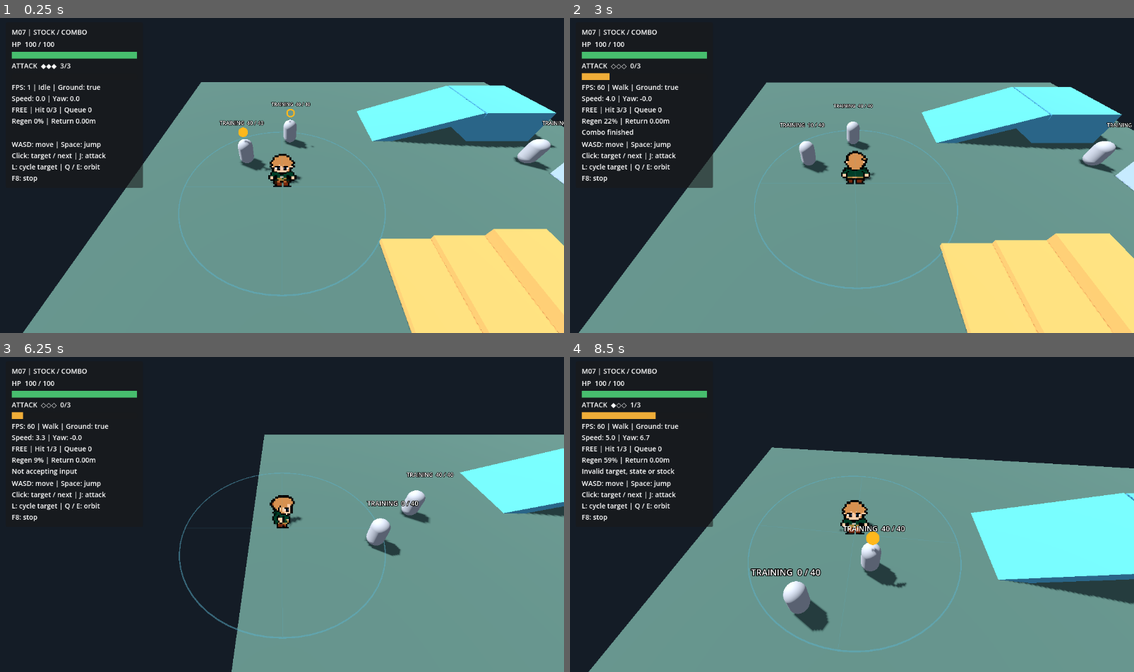
Above: before the commit, frames 1-4 (two rows, left to right).
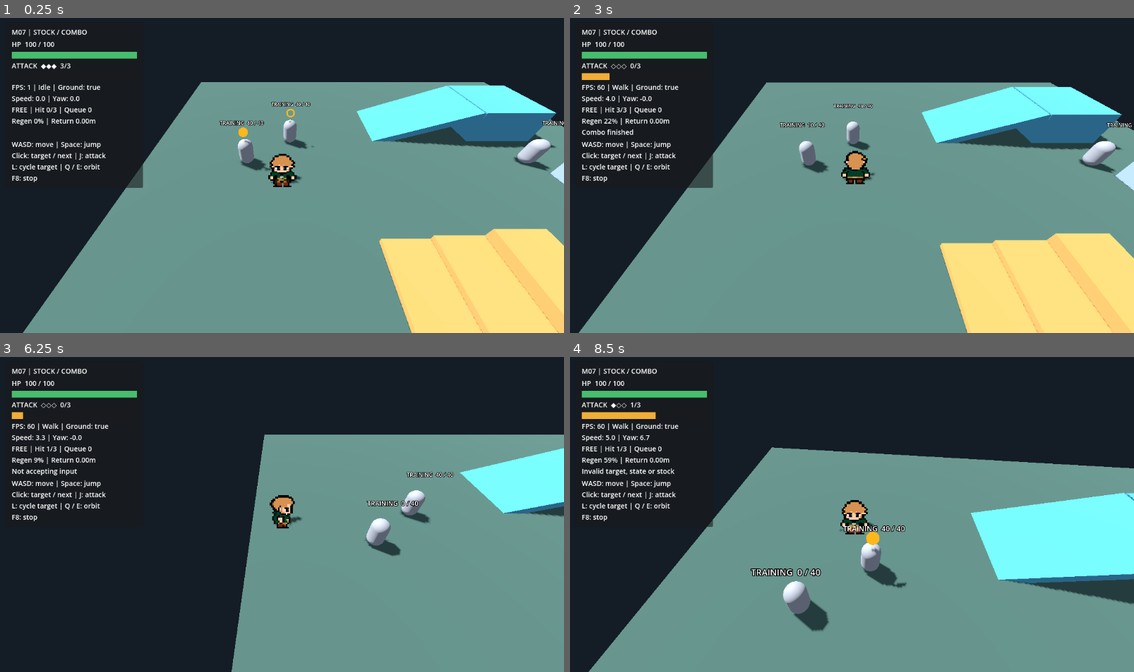
Above: after the commit, the same moments.

Repository: holy572782/forgotten-world
Game: Godot game, scene res://scenes/main.tscn
The game is run twice, just before and just after one commit, with the same random seed, the same clock (stepped at 60 frames per second) and the same inputs.
Inputs (mouse positions are in pixels of both pictures, inside the frame that each line leads up to):
- Up to frame 1 (0.25 s): no input
- Up to frame 2 (3 s): tap Enter at 0.5 s; move the mouse to (976, 159) at 0.52 s; hold D (move_right) 0.53-1.28 s; hold J (attack) 0.53-1.28 s; click (976, 159) at 0.67 s; tap Space (jump) at 0.77, 1.52, 2 s; move the mouse to (739, 191) at 1.27 s; hold S (move_down) 1.28-2.03 s; tap J (attack) at 1.35 s; click (739, 191) at 1.42 s; move the mouse to (908, 106) at 2.02 s; hold D (move_right) 2.03-2.78 s; hold J (attack) 2.03-2.78 s; tap Q (camera_left) at 2.1 s; click (908, 106) at 2.17 s; move the mouse to (823, 238) at 2.77 s; hold W (move_up) from 2.78 s (still down); tap E (camera_right) at 2.85 s; click (823, 238) at 2.92 s
- Up to frame 3 (6.25 s): tap Space (jump) at 3.02, 3.77, 4.52, 6.02 s; tap J (attack) at 3.05, 4.55, 5.3, 6.05 s; move the mouse to (451, 561) at 3.52 s; release W (move_up) at 3.53 s; hold J (attack) 3.53-4.28 s; hold A (move_left) 3.53-5.03 s; tap K (dodge) at 3.6 s; click (451, 561) at 3.67 s; move the mouse to (112, 467) at 4.27 s; tap F (interact) at 4.35 s; click (112, 467) at 4.42 s; move the mouse to (310, 514) at 5.02 s; hold S (move_down) 5.03-5.78 s; hold L (lock_on) 5.03-5.78 s; click (310, 514) at 5.17 s; move the mouse to (197, 435) at 5.77 s; hold D (move_right) from 5.78 s (still down); right-click (197, 435) at 5.85 s; click (197, 435) at 5.92 s
- Up to frame 4 (8.5 s): move the mouse to (976, 498) at 6.52 s; release D (move_right) at 6.53 s; hold W (move_up) 6.53-7.28 s; hold J (attack) 6.53-7.28 s; click (976, 498) at 6.67 s; tap Space (jump) at 6.77, 7.52 s; move the mouse to (739, 530) at 7.27 s; hold D (move_right) 7.28-8.03 s; tap J (attack) at 7.35 s; click (739, 530) at 7.42 s; move the mouse to (908, 445) at 8.02 s; hold S (move_down) from 8.03 s (still down); hold J (attack) from 8.03 s (still down); tap Q (camera_left) at 8.1 s; click (908, 445) at 8.17 s

The runs differ from the first frame. In frame 1, 0.3% of the frame differs, in the area x 31-69%, y 36-89%; in frame 2, 0.3%; in frame 3, 0.3%, in the area x 31-69%, y 36-90%; in frame 4, 0.3%.

Commit message:
M07: 自動照準を前方距離優先に変更し範囲円をデバッグ化
前方120度内の距離優先照準と距離ヒステリシスを追加。
範囲円・補助線を既定で非表示にし、Inspectorから切替可能に変更。
手動選択、予約1個、武器・ストック上限、固定カメラと安全帰還を維持。
主要自動回帰と実描画30/60fps検査に合格。
ADR-012と関連文書を更新。今回追加分はユーザー手動確認待ち。

Diff:
--- a/scripts/combat/target_dash_settings.gd
+++ b/scripts/combat/target_dash_settings.gd
@@ -10,6 +10,9 @@
 @export_range(0.05, 0.3) var path_sample_spacing: float = 0.15
 @export_range(0.5, 5.0) var attack_timeout: float = 2.0
 @export_category("M07 aiming prototype")
+@export_range(1.0, 180.0) var auto_aim_half_angle_degrees: float = 60.0
+@export_range(0.0, 2.0) var auto_aim_distance_hysteresis: float = 0.3
+@export_range(0.0, 0.2) var auto_aim_distance_tie: float = 0.05
 @export_range(0.0, 90.0) var aim_hysteresis_degrees: float = 12.0
 @export_range(0.0, 1.0) var aim_stability_seconds: float = 0.12
 @export_range(1.0, 180.0) var manual_aim_release_degrees: float = 35.0
--- a/scripts/player/target_dash.gd
+++ b/scripts/player/target_dash.gd
@@ -10,6 +10,7 @@
 signal attack_rejected(reason: String)
 @export var settings: Settings = preload("res://resources/target_dash_settings.tres")
 @export var camera_rig: Node3D
+@export var show_debug_attack_range: bool = false
 @export var equipped_weapon: WeaponData = preload("res://resources/weapons/one_handed_sword.tres"):
 	set(value):
 		if value != null and not is_busy(): equipped_weapon = value
@@ -54,6 +55,7 @@
 	sprite.attack_completed.connect(_on_finished)
 	body.get_node("HealthComponent").depleted.connect(func(_source: Node): cancel())
 	_ring = MeshInstance3D.new()
+	_ring.visible = false
 	var mesh := TorusMesh.new()
 	mesh.inner_radius = equipped_weapon.attack_range - 0.025
 	mesh.outer_radius = equipped_weapon.attack_range + 0.025
@@ -144,7 +146,7 @@
 		if body.global_position.distance_to(candidate.global_position) <= equipped_weapon.attack_range + 2.0:
 			near_enemy = true
 		candidate.set_available(_candidate_valid(candidate), candidate == selected_target)
-	_ring.visible = near_enemy and not is_busy() and body.is_on_floor()
+	_ring.visible = show_debug_attack_range and near_enemy and not is_busy() and body.is_on_floor()
 	var mesh: TorusMesh = _ring.mesh
 	if not is_equal_approx(mesh.outer_radius, equipped_weapon.attack_range + 0.025):
 		mesh.inner_radius = equipped_weapon.attack_range - 0.025
@@ -160,30 +162,20 @@
 	return candidates
 
 func _refresh_selection(delta: float = 0.0) -> void:
+	if is_busy(): return
 	var current_valid := is_instance_valid(selected_target) and can_select(selected_target)
 	var facing := Vector3(body.facing_world.x, 0.0, body.facing_world.z).normalized()
 	if _manual_selection and current_valid:
 		if rad_to_deg(facing.angle_to(_manual_facing)) < settings.manual_aim_release_degrees: return
 		_manual_selection = false
-	var best: Node3D
-	var best_angle := INF
-	for candidate in valid_candidates():
-		var direction := candidate.global_position - body.global_position
-		direction.y = 0.0
-		var angle := rad_to_deg(facing.angle_to(direction.normalized()))
-		if angle < best_angle:
-			best_angle = angle
-			best = candidate
+	var best := _best_auto_target(valid_candidates(), facing)
 	if not current_valid:
 		selected_target = best
 		_manual_selection = false
 		_aim_candidate = null
 		_aim_elapsed = 0.0
 		return
-	var current_direction := selected_target.global_position - body.global_position
-	current_direction.y = 0.0
-	var current_angle := rad_to_deg(facing.angle_to(current_direction.normalized()))
-	if best == selected_target or current_angle - best_angle <= settings.aim_hysteresis_degrees:
+	if best == selected_target or not _auto_target_improves(best, facing):
 		_aim_candidate = null
 		_aim_elapsed = 0.0
 		return
@@ -195,6 +187,48 @@
 		selected_target = best
 		_aim_candidate = null
 		_aim_elapsed = 0.0
+
+func _aim_distance(candidate: Node3D) -> float:
+	var direction := candidate.global_position - body.global_position
+	return Vector2(direction.x, direction.z).length()
+
+func _aim_angle(candidate: Node3D, facing: Vector3) -> float:
+	var direction := candidate.global_position - body.global_position
+	direction.y = 0.0
+	return rad_to_deg(facing.angle_to(direction.normalized()))
+
+func _best_auto_target(candidates: Array[Node3D], facing: Vector3) -> Node3D:
+	var front: Array[Node3D] = []
+	var nearest := INF
+	for candidate in candidates:
+		if _aim_angle(candidate, facing) <= settings.auto_aim_half_angle_degrees:
+			front.append(candidate)
+			nearest = minf(nearest, _aim_distance(candidate))
+	var pool := front if not front.is_empty() else candidates
+	var best: Node3D
+	var best_angle := INF
+	# candidates arrive in stable NodePath order. Compare the near-distance band
+	# against its minimum, avoiding a non-transitive approximate-distance sort.
+	for candidate in pool:
+		if not front.is_empty() and _aim_distance(candidate) > nearest + settings.auto_aim_distance_tie: continue
+		var angle := _aim_angle(candidate, facing)
+		if best == null or (angle < best_angle and not is_equal_approx(angle, best_angle)):
+			best = candidate
+			best_angle = angle
+	return best
+
+func _auto_target_improves(candidate: Node3D, facing: Vector3) -> bool:
+	if candidate == null: return false
+	var next_angle := _aim_angle(candidate, facing)
+	var current_angle := _aim_angle(selected_target, facing)
+	if next_angle <= settings.auto_aim_half_angle_degrees:
+		# Entry uses the strict cone; only the existing selection gets an exit band.
+		if current_angle > settings.auto_aim_half_angle_degrees + settings.aim_hysteresis_degrees: return true
+		var gain := _aim_distance(selected_target) - _aim_distance(candidate)
+		if gain > settings.auto_aim_distance_hysteresis: return true
+		return absf(gain) <= settings.auto_aim_distance_tie and current_angle - next_angle > settings.aim_hysteresis_degrees
+	# No forward candidate: keep the existing angle-only fallback hysteresis.
+	return current_angle - next_angle > settings.aim_hysteresis_degrees
 
 func _select_manually(candidate: Node3D) -> void:
 	selected_target = candidate
--- /dev/null
+++ b/tests/fixtures/combat_scene.gd
@@ -0,0 +1,10 @@
+extends RefCounted
+## Fixed combat test geometry, independent of the editable F5 practice layout.
+static func create() -> Node3D:
+	var scene := load("res://scenes/main.tscn").instantiate() as Node3D
+	scene.get_node("TrainingEnemy").position = Vector3(-3,0,-2)
+	scene.get_node("TrainingEnemySecond").position = Vector3(-8,0,-2)
+	scene.get_node("TrainingEnemyThird").position = Vector3(-5.5,0,-4)
+	var extra := scene.get_node_or_null("TrainingEnemy2")
+	if extra != null: extra.free()
+	return scene
--- a/tests/m06_target_dash.gd
+++ b/tests/m06_target_dash.gd
@@ -75,7 +75,7 @@
 	capture = "--capture" in OS.get_cmdline_user_args()
 	root.size = Vector2i(1152, 720)
 	Engine.max_fps = 30 if "--fps30" in OS.get_cmdline_user_args() else 60
-	main = load("res://scenes/main.tscn").instantiate()
+	main = preload("res://tests/fixtures/combat_scene.gd").create()
 	root.add_child(main)
 	player = main.get_node("Player")
 	combat = player.get_node("TargetDash")
--- a/tests/m06_target_selection.gd
+++ b/tests/m06_target_selection.gd
@@ -3,7 +3,7 @@
 func _run() -> void:
 	root.size = Vector2i(1152, 720)
 	Engine.max_fps = 60
-	main = load("res://scenes/main.tscn").instantiate()
+	main = preload("res://tests/fixtures/combat_scene.gd").create()
 	root.add_child(main)
 	player = main.get_node("Player")
 	combat = player.get_node("TargetDash")
--- /dev/null
+++ b/tests/m07_auto_aim.gd
@@ -0,0 +1,135 @@
+extends "res://tests/m06_target_dash.gd"
+var other: Node3D
+var rig: Node3D
+var origin := Vector3(-6,0,0)
+
+func _polar(distance: float, degrees: float) -> Vector3:
+	return origin + Vector3(sin(deg_to_rad(degrees)),0,-cos(deg_to_rad(degrees))) * distance
+
+func _layout(a_distance: float, a_angle: float, b_distance: float, b_angle: float) -> void:
+	enemy.global_position = _polar(a_distance,a_angle)
+	other.get_parent().global_position = _polar(b_distance,b_angle)
+	combat.selected_target = null
+	combat._manual_selection = false
+	combat._aim_candidate = null
+	combat._aim_elapsed = 0
+	player.facing_world = Vector3.FORWARD
+	await _ticks(2)
+	_check(combat.valid_candidates().size() == 2, "Both arranged targets pass real safety checks")
+
+func _capture(label: String) -> void:
+	if not "--capture" in OS.get_cmdline_user_args(): return
+	await RenderingServer.frame_post_draw
+	root.get_texture().get_image().save_png("res://.godot/m07_auto_aim_" + label + ".png")
+
+func _run() -> void:
+	root.size = Vector2i(1152,720)
+	Engine.max_fps = 30 if "--fps30" in OS.get_cmdline_user_args() else 60
+	main = preload("res://tests/fixtures/combat_scene.gd").create()
+	main.get_node("TrainingEnemyThird").free()
+	root.add_child(main)
+	player = main.get_node("Player")
+	combat = player.get_node("TargetDash")
+	combat.settings = combat.settings.duplicate()
+	sprite = player.get_node("AnimatedSprite3D")
+	enemy = main.get_node("TrainingEnemy")
+	target = enemy.get_node("Targetable")
+	other = main.get_node("TrainingEnemySecond/Targetable")
+	rig = main.get_node("CameraRig")
+	await _settle(origin)
+	# Far target has the smaller angle: distance must win inside the forward cone.
+	await _layout(2.0,-40,4.0,10)
+	_check(combat.selected_target == target, "Near forward target wins over better-aligned far target")
+	combat.settings.auto_aim_half_angle_degrees = 30
+	combat.selected_target = null
+	await _ticks(2)
+	_check(combat.selected_target == other, "Forward cone width is configurable")
+	combat.settings.auto_aim_half_angle_degrees = 60
+	combat.selected_target = null
+	await _ticks(2)
+	_check(target.selected and not other.selected and other.marker.visible, "Gold filled/hollow selection")
+	_check(not combat._ring.visible and not combat._range_guides.is_visible_in_tree(), "Default range and guides hidden")
+	await _capture("default")
+	var candidates: Array[Node3D] = combat.valid_candidates()
+	combat.show_debug_attack_range = true
+	await _ticks(2)
+	_check(combat._ring.visible and combat._range_guides.is_visible_in_tree(), "Inspector flag shows both debug meshes")
+	_check(combat.valid_candidates() == candidates, "Debug flag changes no candidate")
+	await _capture("debug")
+	combat.show_debug_attack_range = false
+	await _ticks(2)
+	_check(not combat._range_guides.is_visible_in_tree(), "Toggle back hides both")
+	await _layout(2,170,4,0)
+	_check(combat.selected_target == other, "Far forward beats near behind")
+	await _layout(2,-59,4,59)
+	_check(combat.selected_target == target, "Near left cone edge wins")
+	await _layout(4,-59,2,59)
+	_check(combat.selected_target == other, "Near right cone edge wins")
+	await _layout(2,160,4,-100)
+	_check(combat.selected_target == other, "No forward candidates falls back to smaller angle")
+	await _layout(2.0,-35,2.02,5)
+	_check(combat.selected_target == other, "Almost equal initial distances use angle")
+	await _layout(2.5,-30,2.5,30)
+	_check(combat.selected_target == target, "Equal distance and angle use stable NodePath")
+	for i in range(24):
+		enemy.global_position = _polar(2.5 + (0.04 if i % 2 else -0.04),-30)
+		await _ticks(1)
+		_check(combat.selected_target == target, "Tiny distance changes do not flicker")
+	other.get_parent().global_position = _polar(1.9,30)
+	await _ticks(2)
+	_check(combat.selected_target == target, "Distance improvement waits for stability")
+	await _ticks(12)
+	_check(combat.selected_target == other, "Large stable distance improvement switches")
+	# Cone boundary uses an angular exit band only for the current target.
+	await _layout(2.5,60,2.5,-59)
+	combat.selected_target = target
+	for i in range(24):
+		player.facing_world = Vector3.FORWARD.rotated(Vector3.UP,deg_to_rad(1 if i % 2 else -1))
+		await _ticks(1)
+		_check(combat.selected_target == target, "Cone edge jitter retains current target")
+	player.facing_world = Vector3.FORWARD.rotated(Vector3.UP,deg_to_rad(25))
+	await _ticks(15)
+	_check(combat.selected_target == other, "Clear turn crosses exit band and switches naturally")
+	await _layout(2,-40,4,10)
+	combat.cycle_target()
+	var manual: Node3D = combat.selected_target
+	_check(manual == other, "L selects farther target")
+	await _ticks(20)
+	_check(combat.selected_target == manual and combat.stock.current == 3, "Manual choice overrides distance without stock cost")
+	player.facing_world = Vector3.RIGHT
+	await _ticks(15)
+	_check(not combat._manual_selection, "Clear turn releases manual choice")
+	for debug_enabled in [false,true]:
+		combat.show_debug_attack_range = debug_enabled
+		enemy.global_position = _polar(4.9,-40)
+		await _ticks(2)
+		_check(combat.can_select(target), "Inside range accepted with either display mode")
+		enemy.global_position = _polar(5.1,-40)
+		await _ticks(2)
+		_check(not combat.can_select(target), "Outside range rejected with either display mode")
+		enemy.global_position = _polar(3,-40) + Vector3.UP*0.25
+		await _ticks(2)
+		_check(not combat.can_select(target), "Height mismatch rejected with either display mode")
+		enemy.global_position = _polar(3,-40)
+		var wall := _block(origin.lerp(enemy.global_position,0.5)+Vector3.UP*0.8,Vector3(0.5,1.6,0.5))
+		await _ticks(2)
+		_check(not combat.can_select(target), "Wall rejected with either display mode")
+		wall.free()
+	combat.show_debug_attack_range = false
+	# Real mouse direct selection overrides automatic proximity and survives combat.
+	await _layout(2,-40,4,10)
+	_click(rig.camera.unproject_position(other.global_position+Vector3.UP*0.75),MOUSE_BUTTON_LEFT)
+	await _ticks(2)
+	_check(combat.is_busy() and combat.target == other, "Mouse chooses farther enemy directly")
+	var selected: Node3D = combat.selected_target
+	player.facing_world = Vector3.LEFT
+	combat._refresh_selection(1.0)
+	_check(combat.selected_target == selected and not combat.queued, "Auto selection cannot overwrite combat or create queue")
+	await _wait_idle()
+	await _ticks(2)
+	_check(combat.selected_target == other and combat._manual_selection, "Mouse choice held after return")
+	if failures.is_empty(): print("PASS M07 auto aim: forward distance, behind, cone, fallback, ties, stability, manual, debug range")
+	for failure in failures: push_error(failure)
+	main.queue_free()
+	await process_frame
+	quit(0 if failures.is_empty() else 1)
--- a/tests/m07_chain.gd
+++ b/tests/m07_chain.gd
@@ -46,10 +46,11 @@
 func _run() -> void:
 	Engine.max_fps = 30 if "--fps30" in OS.get_cmdline_user_args() else 60
 	root.size = Vector2i(1152,720)
-	main = load("res://scenes/main.tscn").instantiate()
+	main = preload("res://tests/fixtures/combat_scene.gd").create()
 	root.add_child(main)
 	player = main.get_node("Player")
 	combat = player.get_node("TargetDash")
+	combat.show_debug_attack_range = "--debug-range" in OS.get_cmdline_user_args()
 	sprite = player.get_node("AnimatedSprite3D")
 	enemy = main.get_node("TrainingEnemy")
 	target = enemy.get_node("Targetable")
@@ -66,12 +67,13 @@
 	_face(target)
 	await _ticks(2)
 	_check(combat.selected_target == target, "Front target selected")
-	combat.selected_target = c
+	# ADR-012: B is nearer inside the forward cone; keep it through angle jitter.
+	combat.selected_target = b
 	var boundary := ((b.global_position-player.global_position).normalized()+(c.global_position-player.global_position).normalized()).normalized()
 	for i in range(20):
 		player.facing_world = boundary.rotated(Vector3.UP, deg_to_rad(1 if i % 2 else -1))
 		await _ticks(1)
-		_check(combat.selected_target == c, "Automatic hysteresis prevents boundary flicker")
+		_check(combat.selected_target == b, "Distance-priority selection prevents boundary flicker")
 	_face(b)
 	await _ticks(15)
 	_check(combat.selected_target == b, "Clear facing change selects new target")
--- a/tests/m07_combo.gd
+++ b/tests/m07_combo.gd
@@ -4,7 +4,7 @@
 func _run() -> void:
 	root.size = Vector2i(1152, 720)
 	Engine.max_fps = 30 if "--fps30" in OS.get_cmdline_user_args() else 60
-	main = load("res://scenes/main.tscn").instantiate()
+	main = preload("res://tests/fixtures/combat_scene.gd").create()
 	root.add_child(main)
 	player = main.get_node("Player")
 	combat = player.get_node("TargetDash")
--- a/tests/m07_controls.gd
+++ b/tests/m07_controls.gd
@@ -26,7 +26,7 @@
 func _run() -> void:
 	root.size = Vector2i(1152,720)
 	Engine.max_fps = 30 if "--fps30" in OS.get_cmdline_user_args() else 60
-	main = load("res://scenes/main.tscn").instantiate()
+	main = preload("res://tests/fixtures/combat_scene.gd").create()
 	# Use a named fixture so cyclic-order assertions remain independent of demo setup.
 	main.get_node("TrainingEnemySecond").free()
 	main.get_node("TrainingEnemyThird").free()
--- a/tests/m07_range_display.gd
+++ b/tests/m07_range_display.gd
@@ -28,7 +28,7 @@
 func _run() -> void:
 	root.size = Vector2i(1152,720)
 	Engine.max_fps = 60
-	main = load("res://scenes/main.tscn").instantiate()
+	main = preload("res://tests/fixtures/combat_scene.gd").create()
 	root.add_child(main)
 	player = main.get_node("Player")
 	combat = player.get_node("TargetDash")
@@ -38,6 +38,12 @@
 	enemy.position = Vector3(-3,0,-2)
 	target = enemy.get_node("Targetable")
 	await _ticks(20)
+	_check(not combat._ring.visible and not combat._range_guides.is_visible_in_tree(), "Default gameplay hides range and guides")
+	var available_before: Array[Node3D] = combat.valid_candidates()
+	combat.show_debug_attack_range = true
+	await _ticks(2)
+	_check(combat._ring.visible and combat._range_guides.is_visible_in_tree(), "Debug toggle shows both")
+	_check(combat.valid_candidates() == available_before, "Display does not change candidates")
 	var rig: Node3D = main.get_node("CameraRig")
 	for angle in [0,90,180,270]:
 		rig.rotation.y = deg_to_rad(angle)
Not shown, added: tests/fixtures/combat_scene.gd.uid
Not shown, added: tests/m07_auto_aim.gd.uid
Not shown, changed: docs/08_DECISIONS.md
Not shown, changed: docs/10_SYSTEM_SPEC_GODOT.md
Not shown, changed: docs/11_CODEX_IMPLEMENTATION_PLAN.md
Not shown, changed: docs/12_TEST_PLAN.md
Not shown, changed: docs/14_TARGET_DASH_COMBAT_SPEC.md
Not shown, changed: docs/DEVELOPMENT_STATUS.md
